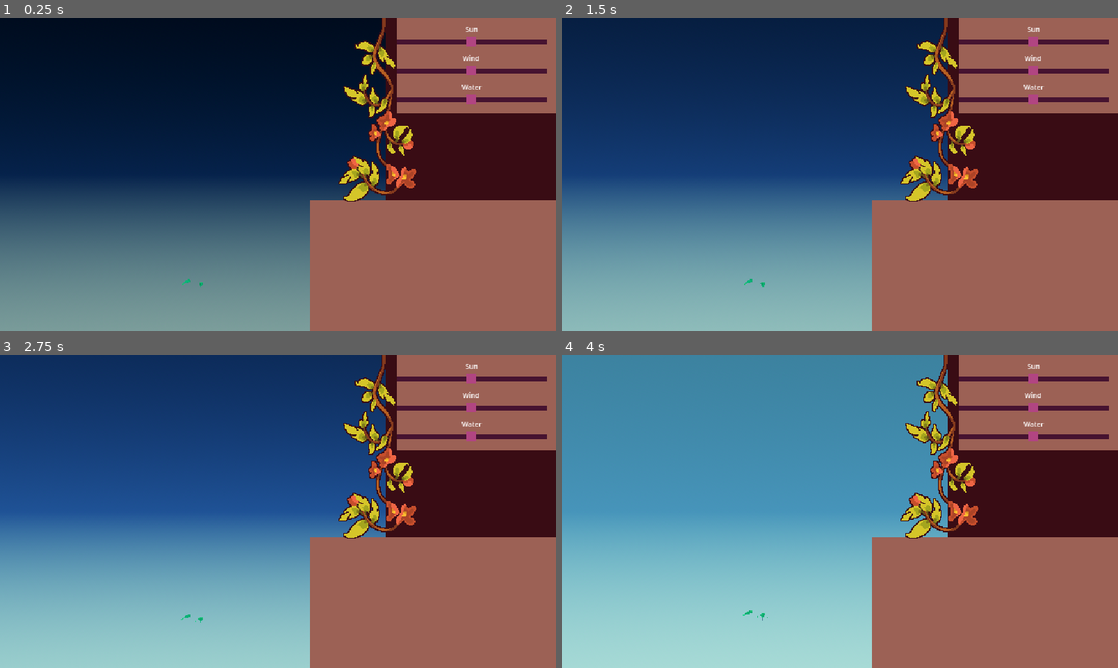
Above: before the commit, frames 1-4 (two rows, left to right).
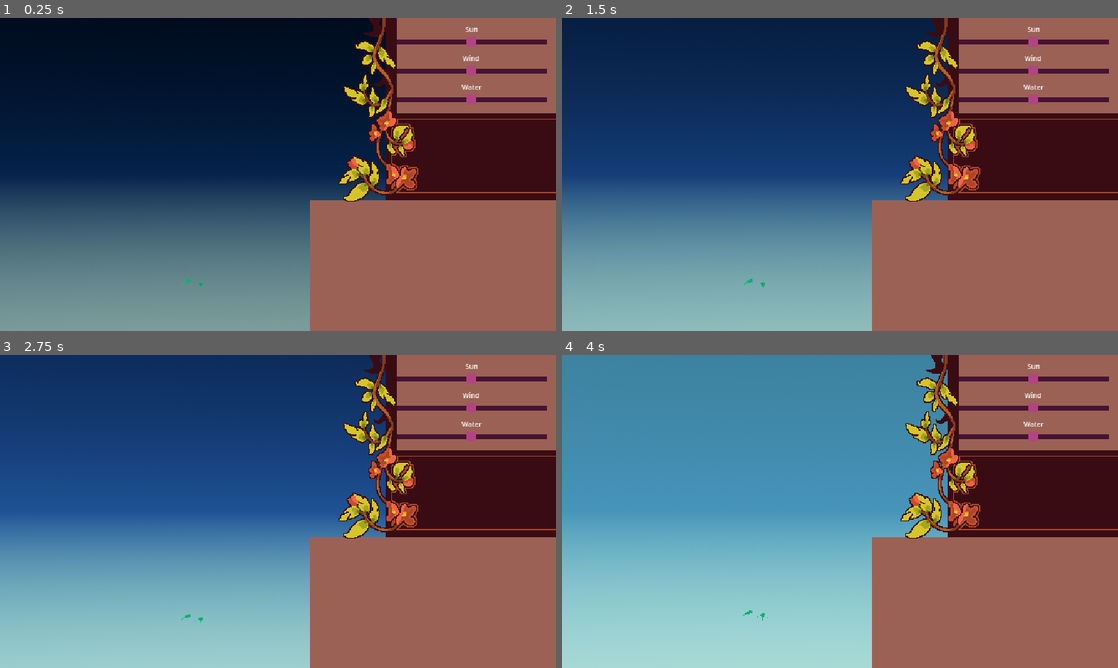
Above: after the commit, the same moments.

Repository: JeppeLindberg/comfy-jam-autumn-2025
Game: Godot game, scene res://scenes/main.tscn
Same seed, same stepped clock (60 frames per second), same inputs: the game is played once before the commit and once after it.
Inputs (mouse positions are in pixels of both pictures, inside the frame that each line leads up to):
- Up to frame 1 (0.25 s): no input
- Up to frame 2 (1.5 s): tap Enter at 0.5 s; move the mouse to (1045, 155) at 0.52 s; tap Space at 1.25 s; move the mouse to (728, 190) at 1.27 s
- Up to frame 3 (2.75 s): tap Enter at 2 s; move the mouse to (333, 442) at 2.02 s
- Up to frame 4 (4 s): tap Space at 2.75 s; move the mouse to (812, 574) at 2.77 s; move the mouse to (1006, 558) at 3.52 s

The runs differ from the first frame. In frame 1, 0.5% of the frame differs, in the area x 65-100%, y 0-56%; in frame 2, 0.5%; in frame 3, 0.5%; in frame 4, 0.5%.

Commit message:
progress

Diff:
--- a/prefabs/ui_card_1.tscn
+++ b/prefabs/ui_card_1.tscn
@@ -1,6 +1,8 @@
-[gd_scene load_steps=2 format=3 uid="uid://couusae3a5or8"]
+[gd_scene load_steps=4 format=3 uid="uid://couusae3a5or8"]
 
 [ext_resource type="Script" uid="uid://mb16bcpybgi1" path="res://scripts/ui_card.gd" id="1_6x5y2"]
+[ext_resource type="Script" uid="uid://sawq6tp5abn8" path="res://scripts/sprite_anchor.gd" id="2_c3rpp"]
+[ext_resource type="Texture2D" uid="uid://bavsnji1lill3" path="res://sprites/white.png" id="3_mdkgl"]
 
 [node name="card_1" type="Button" node_paths=PackedStringArray("text_label")]
 custom_minimum_size = Vector2(127.5, 136)
@@ -21,6 +23,8 @@
 grow_horizontal = 2
 grow_vertical = 2
 mouse_filter = 2
+script = ExtResource("2_c3rpp")
+texture = ExtResource("3_mdkgl")
 
 [node name="text" type="RichTextLabel" parent="."]
 layout_mode = 1
--- a/scripts/screen_anchor_control.gd
+++ b/scripts/screen_anchor_control.gd
@@ -9,9 +9,13 @@
 func _process(_delta: float) -> void:
 	if anchor_control != null:
 		global_position = round(anchor_control.global_position)
+	if (anchor_control == null) or (anchor_control.is_queued_for_deletion()):
+		queue_free()
 
 
 func _exit_tree() -> void:
+	if anchor_control == null:
+		return
 	if anchor_control.sprite_anchor == self:
 		anchor_control.sprite_anchor = null
 	if not is_queued_for_deletion():
--- a/scripts/sprite_anchor.gd
+++ b/scripts/sprite_anchor.gd
@@ -13,6 +13,9 @@
 
 func _process(_delta: float) -> void:
 	if (sprite_anchor == null) or (sprite_anchor.is_queued_for_deletion()):
+		if _get_sprites() == null:
+			return
+
 		sprite_anchor = _get_main().generic_sprite_anchor.instantiate()
 		_get_sprites().add_child(sprite_anchor)
 		sprite_anchor.owner = get_tree().edited_scene_root
@@ -24,7 +27,11 @@
 		while not main.is_in_group('main'):
 			main = main.get_parent()
 
+	if main == self:
+		return null
 	return main
 
 func _get_sprites():
-	return _get_main().get_node('sprites')
+	if _get_main() == null:
+		return null
+	return _get_main().get_node_or_null('sprites')
Binary file changed: sprites/sidebar.png
Not shown, changed: clip_studio_paint/sidebar.clip
